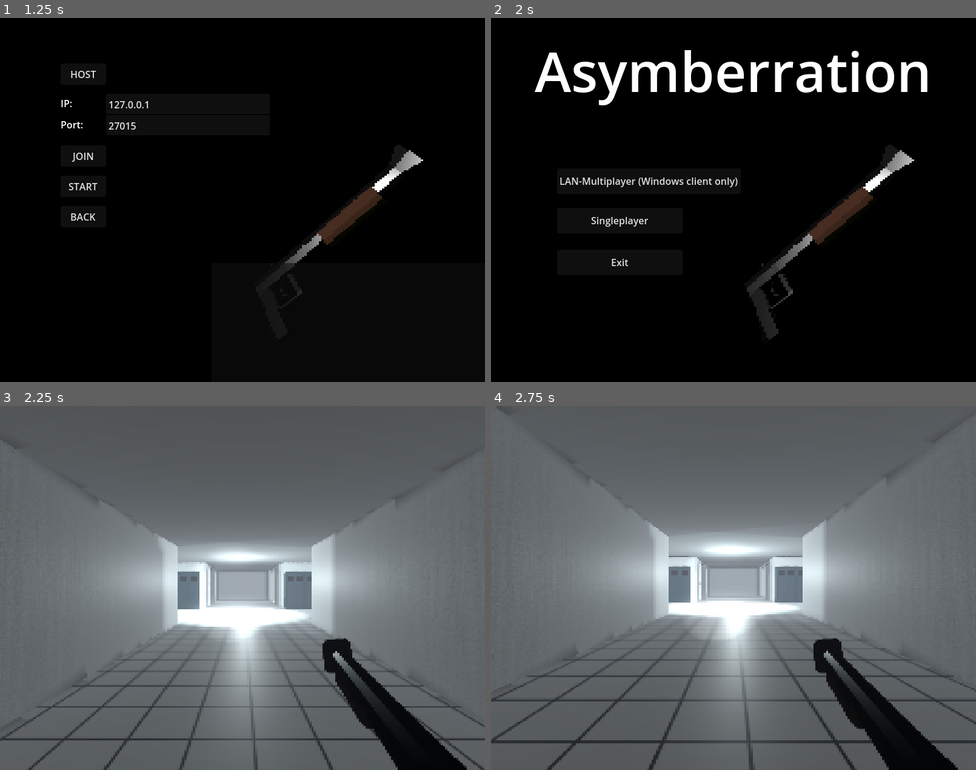
Above: before the commit, frames 1-4 (two rows, left to right).
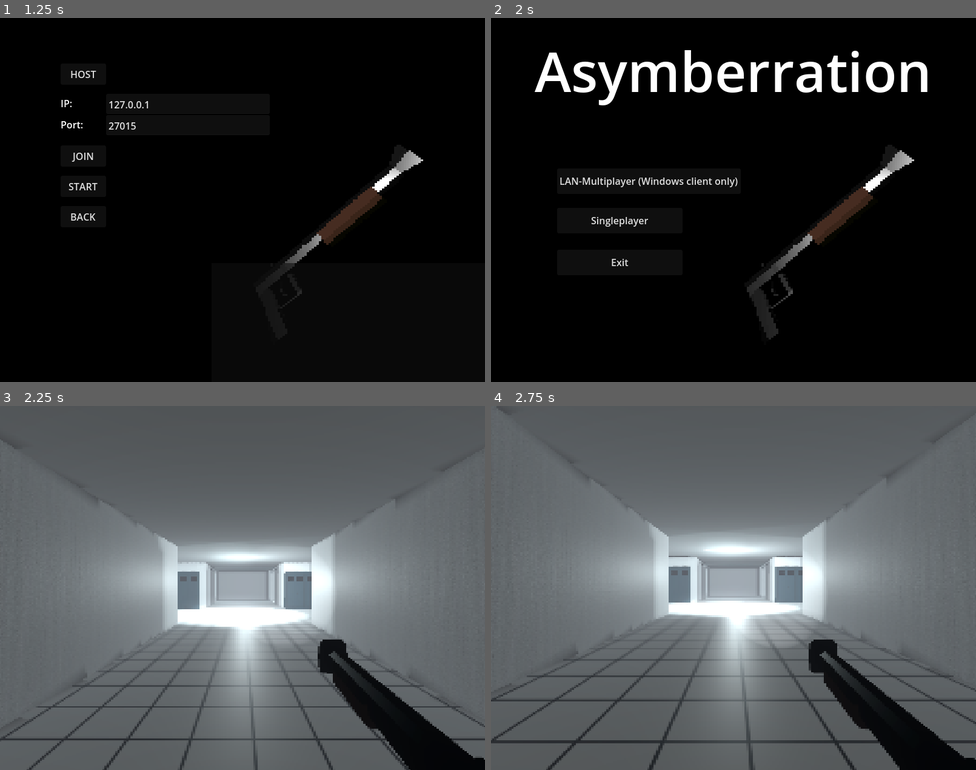
Above: after the commit, the same moments.

Repository: RustyPrime/AcerolaJam0_Asymberration
Game: Godot game, scene res://Scenes/pre_main_menu.tscn
The game is run twice, just before and just after one commit, with the same random seed, the same clock (stepped at 60 frames per second) and the same inputs.
Inputs:
- Up to frame 1 (1.25 s): click "LAN-Multiplayer (Windows clie…" at 0.5 s
- Up to frame 2 (2 s): click "BACK" at 1.25 s
- Up to frame 3 (2.25 s): click "Singleplayer" at 2 s
- Up to frame 4 (2.75 s): no input

Frames 1-2 are identical in both runs. In frame 3, 2.3% of the frame differs, in the area x 41-100%, y 43-100%; in frame 4, 2.9%, in the area x 41-100%, y 41-100%.

Commit message:
fixed: gravity invertion sometimes not working, added: sound to gravity invert, added: app icon, added: loading label to start menu, changed load's to preload's to avoid hitching in web player

Diff:
--- a/Scenes/Subscenes/player_1.tscn
+++ b/Scenes/Subscenes/player_1.tscn
@@ -15,9 +15,9 @@
 [node name="Player1" parent="." instance=ExtResource("1_ge8cf")]
 
 [node name="Shotgun" parent="Player1/Head" index="0"]
-transform = Transform3D(0.046317, 0.294889, 0.0299197, 0.00286706, 0.0298356, -0.298499, -0.296389, 0.0463712, 0.00178811, 0.271841, -0.299433, -0.477805)
+transform = Transform3D(0.0261839, 0.298855, -1.31033e-08, -1.62981e-09, -1.30094e-08, -0.3, -0.298855, 0.026184, 2.32831e-10, 0.271841, -0.299433, -0.477805)
 
-[node name="Camera3D" type="Camera3D" parent="Player1/Head" index="2"]
+[node name="Camera3D" type="Camera3D" parent="Player1/Head" index="1"]
 current = true
 near = 0.01
 
--- a/Scenes/Subscenes/player_1_base.tscn
+++ b/Scenes/Subscenes/player_1_base.tscn
@@ -1,9 +1,10 @@
-[gd_scene load_steps=10 format=3 uid="uid://uav3p52crhhs"]
+[gd_scene load_steps=11 format=3 uid="uid://uav3p52crhhs"]
 
 [ext_resource type="Script" path="res://Scripts/Player1.gd" id="1_rdjtu"]
 [ext_resource type="Material" uid="uid://b3aluapbncj1v" path="res://Materials/player1_material.tres" id="2_sjo4x"]
 [ext_resource type="PackedScene" uid="uid://cn2b14d7jn165" path="res://Scenes/Subscenes/Shotgun2.tscn" id="3_6t18h"]
 [ext_resource type="AudioStream" uid="uid://6y6ow58771kx" path="res://Sounds/playerHit.ogg" id="4_y0vfs"]
+[ext_resource type="AudioStream" uid="uid://cuk4pj32eeylh" path="res://Sounds/gravityInvert.ogg" id="5_w71od"]
 
 [sub_resource type="CapsuleMesh" id="CapsuleMesh_pxubv"]
 radius = 0.4
@@ -53,14 +54,14 @@
 transform = Transform3D(1, 0, 0, 0, 1, 0, 0, 0, 1, 0, 1.1943, 1.10595e-09)
 
 [node name="Shotgun" parent="Head" instance=ExtResource("3_6t18h")]
-transform = Transform3D(-0.0147379, 0.299638, -1.30976e-08, 0, -1.31134e-08, -0.3, -0.299638, -0.0147379, 6.44214e-10, 0.295, -0.298, -0.626)
+transform = Transform3D(0.026184, 0.298855, -1.30634e-08, 0, -1.31134e-08, -0.3, -0.298855, 0.026184, -1.14454e-09, 0.295, -0.298, -0.626)
 
 [node name="Muzzle" type="Node3D" parent="Head/Shotgun"]
 unique_name_in_owner = true
-transform = Transform3D(-0.000194836, 0.00559246, 0.999984, -0.00249023, 0.999981, -0.00559292, -0.999997, -0.0024914, -0.000180906, 0.600301, 0.00433353, -0.227042)
+transform = Transform3D(-0.000194836, 0.00559247, 0.999984, -0.00249023, 0.999981, -0.00559292, -0.999997, -0.0024914, -0.000180905, 0.600296, 0.00426829, -0.253243)
 
-[node name="SpotLight3D" type="SpotLight3D" parent="Head"]
-transform = Transform3D(0.999976, 2.20883e-17, -0.00686962, -2.30379e-17, 1, -1.38158e-16, 0.00686962, 1.38313e-16, 0.999976, -0.455009, -0.244651, -1.24168)
+[node name="SpotLight3D" type="SpotLight3D" parent="Head/Shotgun/Muzzle"]
+transform = Transform3D(-0.00247547, 0.999997, 0.000334017, 0.9981, 0.00249134, -0.0615691, -0.0615698, 0.00018097, -0.998103, 0, 0, 0)
 shadow_enabled = true
 spot_range = 26.1329
 spot_angle = 13.642
@@ -91,5 +92,8 @@
 [node name="HitSound" type="AudioStreamPlayer3D" parent="HitZone"]
 stream = ExtResource("4_y0vfs")
 
+[node name="GravityInvertSound" type="AudioStreamPlayer3D" parent="."]
+stream = ExtResource("5_w71od")
+
 [connection signal="body_entered" from="HitZone/HitArea3D" to="." method="_on_hit_area_3d_body_entered"]
 [connection signal="body_exited" from="HitZone/HitArea3D" to="." method="_on_hit_area_3d_body_exited"]
--- a/Scenes/Subscenes/vfx_texture_grabber.tscn
+++ b/Scenes/Subscenes/vfx_texture_grabber.tscn
@@ -113,9 +113,8 @@
 [sub_resource type="Environment" id="Environment_2arfi"]
 background_mode = 1
 
-[node name="VFX_TextureGrabber" type="Node3D" node_paths=PackedStringArray("vfx")]
+[node name="VFX_TextureGrabber" type="Node3D"]
 script = ExtResource("1_7ke2c")
-vfx = NodePath("Shotgun")
 
 [node name="GreenMist" type="GPUParticles3D" parent="."]
 transform = Transform3D(1, 0, 0, 0, 1, 0, 0, 0, 1, -0.0152204, 0.907412, 0)
@@ -148,13 +147,14 @@
 draw_pass_1 = SubResource("QuadMesh_rk1bt")
 
 [node name="Camera3D" type="Camera3D" parent="."]
-transform = Transform3D(1, 0, 0, 0, 1, 0, 0, 0, 1, -0.630925, 1.44319, 1.55861)
+transform = Transform3D(1, 0, 0, 0, 1, 0, 0, 0, 1, -0.0669481, 1.18207, 1.55861)
+fov = 55.4
 
 [node name="WorldEnvironment" type="WorldEnvironment" parent="."]
 environment = SubResource("Environment_2arfi")
 
 [node name="Shotgun" parent="." instance=ExtResource("8_24rvq")]
-transform = Transform3D(0.414006, -0.444471, 0.216955, 0.445705, 0.212622, -0.414926, 0.214408, 0.416248, 0.443612, 0, 1.11882, 0)
+transform = Transform3D(0.445246, -0.288013, 0.367191, 0.43918, 0.0869949, -0.464303, 0.157801, 0.570531, 0.256161, 0, 1.11882, 0)
 
 [node name="DirectionalLight3D" type="DirectionalLight3D" parent="."]
 transform = Transform3D(0.687633, -0.12337, -0.715501, 0.505856, 0.788322, 0.350227, 0.520837, -0.602768, 0.604483, 0, 0, 0)
--- a/Scenes/level_1.tscn
+++ b/Scenes/level_1.tscn
@@ -167,7 +167,7 @@
 script = ExtResource("12_i57al")
 
 [node name="Screen" parent="World/NavigationRegion3D/Objects/FullPC Setup9" instance=ExtResource("12_vcqxt")]
-transform = Transform3D(0.299566, -3.42714e-09, 1.96873e-08, 1.30944e-08, -3.42714e-09, -0.450393, 1.30944e-08, 0.0784037, -1.96873e-08, 0.33816, 1.15578, 0.518345)
+transform = Transform3D(0.299566, -3.42712e-09, 8.60556e-16, 0, -3.42713e-09, -0.450393, 1.30944e-08, 0.0784037, -1.96873e-08, 0.33816, 1.15578, 0.518345)
 initialText = "Shutdown required"
 interactText = "Shutting down..."
 
--- a/Scenes/pre_main_menu.tscn
+++ b/Scenes/pre_main_menu.tscn
@@ -60,6 +60,15 @@
 horizontal_alignment = 1
 vertical_alignment = 1
 
+[node name="LoadingLabel" type="Label" parent="."]
+visible = false
+layout_mode = 0
+offset_left = 109.0
+offset_top = 459.0
+offset_right = 288.0
+offset_bottom = 482.0
+text = "Loading... Please wait..."
+
 [connection signal="pressed" from="LAN" to="." method="_on_lan_pressed"]
 [connection signal="pressed" from="Singleplayer" to="." method="_on_singleplayer_pressed"]
 [connection signal="pressed" from="Exit" to="." method="_on_exit_pressed"]
--- a/Scripts/GameManager.gd
+++ b/Scripts/GameManager.gd
@@ -34,6 +34,7 @@
 
     var preMain = get_node_or_null("/root/PreMainMenu")
     preMain.show()
+    preMain.loadingLabel.hide()
 
     selectedMode = PlayMode.UnInit
     Players.clear()
--- a/Scripts/Player1.gd
+++ b/Scripts/Player1.gd
@@ -15,7 +15,7 @@
 var original_gravity = ProjectSettings.get_setting("physics/3d/default_gravity")
 var gravity = ProjectSettings.get_setting("physics/3d/default_gravity")
 
-@onready var bullet : PackedScene = load("res://Scenes/Subscenes/bullet.tscn")
+@onready var bullet : PackedScene = preload("res://Scenes/Subscenes/bullet.tscn")
 @onready var muzzle : Node3D = %Muzzle
 @onready var shotgun : Shotgun = $Head/Shotgun
 @onready var collisionShape : CollisionShape3D = $CollisionShape3D
@@ -24,6 +24,7 @@
 @onready var safeZone : CollisionShape3D = $SafeZone/Area3D/CollisionShape3D
 @onready var hitTimer : Timer = $HitZone/HitTimer
 @onready var hitSound : AudioStreamPlayer3D = $HitZone/HitSound
+@onready var gravityInvertSound : AudioStreamPlayer3D = $GravityInvertSound
 @onready var camera : Node3D = $Head
 
 var spaceState : PhysicsDirectSpaceState3D
@@ -68,7 +69,9 @@
 	Input.mouse_mode = Input.MOUSE_MODE_CAPTURED
 
 	if !GameManager.isLAN():
-		$MultiplayerSynchronizer.queue_free()
+		var mpSynch = get_node_or_null("MultiplayerSynchronizer")
+		if mpSynch != null:
+			mpSynch.queue_free()
 
 
 func IntersectsSafeZone(potentialEnemySpawnPosition):
@@ -177,13 +180,17 @@
 	if camera == null:
 		return
 
+
+
 	camera.rotation.x = lerp_angle(camera.rotation.x, rotation_target.x, delta * 25)
+
+
 	if camera.rotation_degrees.x >= 360:
 		camera.rotation_degrees.x -= 360
 	if camera.rotation_degrees.x <= -360:
 		camera.rotation_degrees.x += 360
 
-	if camera.rotation_degrees.x > 90 or camera.rotation_degrees.x < -90:
+	if !isFacingUpwards():
 		rotation.y = lerp_angle(rotation.y, rotation_target.y * -1, delta * 25)
 		rotation_degrees.z = 180
 		camera.rotation_degrees.z = 180
@@ -192,6 +199,7 @@
 		up_direction = Vector3.UP * -1
 		gravity = original_gravity * -1
 		if wasInverted != isInverted:
+			gravityInvertSound.play()
 			global_position.y = global_position.y + playerHeight + (playerHeight * 0.1)
 			wasInverted = isInverted
 
@@ -203,8 +211,19 @@
 		up_direction = Vector3.UP
 		gravity = original_gravity
 		if wasInverted != isInverted:
+			gravityInvertSound.play()
 			global_position.y = global_position.y - playerHeight - (playerHeight * 0.1)
 			wasInverted = isInverted
+
+func isFacingUpwards():
+	if camera == null:
+		return true
+
+	return (rad_to_deg(camera.global_basis.y.angle_to(Vector3.UP))) <= 80
+
+
+
+
 
 func handle_mouse_capture():
 	if !isMouseCaptured() and Input.is_action_just_pressed("mouse_capture"):
@@ -215,8 +234,11 @@
 
 func hasAuthority():
 	if GameManager.isLAN():
-		var mpSynch = $MultiplayerSynchronizer
-		return mpSynch.get_multiplayer_authority() == multiplayer.get_unique_id()
+		var mpSynch = get_node_or_null("MultiplayerSynchronizer")
+		if mpSynch != null:
+			return mpSynch.get_multiplayer_authority() == multiplayer.get_unique_id()
+		else:
+			return false
 	return true
 
 func _shotgun_timer_timeout():
--- a/Scripts/multiplayer_setup.gd
+++ b/Scripts/multiplayer_setup.gd
@@ -86,7 +86,7 @@
 
 @rpc("any_peer", "call_local")
 func StartGame():
-	var gameScene = load("res://Scenes/level_1.tscn").instantiate()
+	var gameScene = preload("res://Scenes/level_1.tscn").instantiate()
 	get_tree().root.add_child(gameScene)
 	self.hide()
 
--- a/Scripts/pre_main_menu.gd
+++ b/Scripts/pre_main_menu.gd
@@ -1,23 +1,24 @@
 extends Control
 
+@onready var loadingLabel : Label = $LoadingLabel
+
 func _ready():
-	pass
-
+	loadingLabel.hide()
 
 func _on_lan_pressed():
 	if OS.get_name() == "Web":
 		return
 	GameManager.selectedMode = GameManager.PlayMode.LAN
-	var gameScene = load("res://Scenes/main_menu.tscn").instantiate()
+	var gameScene = preload("res://Scenes/main_menu.tscn").instantiate()
 	gameScene.prevMenu = self
 	get_tree().root.add_child(gameScene)
 	self.hide()
 
 
 func _on_singleplayer_pressed():
-
+	loadingLabel.show()
 	GameManager.selectedMode = GameManager.PlayMode.Singleplayer
-	var gameScene = load("res://Scenes/level_1.tscn").instantiate()
+	var gameScene = preload("res://Scenes/level_1.tscn").instantiate()
 	get_tree().root.add_child(gameScene)
 	self.hide()
 
--- a/Scripts/vfx_texture_grabber.gd
+++ b/Scripts/vfx_texture_grabber.gd
@@ -1,10 +1,10 @@
 extends Node3D
 
-@export var vfx : Node3D
+@export var fileName : String = "shotgun_icon"
 @onready var camera = $Camera3D
 
 func _process(delta):
 	if Input.is_action_just_pressed("shoot"):
 		var image = get_viewport().get_texture().get_image()
 		#image.flip_y()
-		image.save_png("Textures/"+vfx.name+".png")
+		image.save_png("Textures/"+fileName+".png")
--- a/project.godot
+++ b/project.godot
@@ -13,7 +13,7 @@
 config/name="Asymberration"
 run/main_scene="res://Scenes/pre_main_menu.tscn"
 config/features=PackedStringArray("4.2", "GL Compatibility")
-config/icon="res://icon.svg"
+config/icon="res://Textures/shotgun_icon.png"
 
 [autoload]
 
@@ -23,12 +23,10 @@
 
 window/size/viewport_width=800
 window/size/viewport_height=600
-window/size/mode=3
-window/size/borderless=true
 
 [editor_plugins]
 
-enabled=PackedStringArray("res://addons/cyclops_level_builder/plugin.cfg")
+enabled=PackedStringArray()
 
 [input]
 
Not shown: 1 places in Scenes/Subscenes/vfx_texture_grabber.tscn that only renumber resources
Not shown, added: Sounds/gravityInvert.ogg.import
Binary file added: Textures/shotgun_icon.png
Not shown, added: Textures/shotgun_icon.png.import
Not shown, changed: Blender/whiteboard.blend
Not shown, changed: Blender/whiteboard.blend1
Not shown, added: Sounds/gravityInvert.ogg
